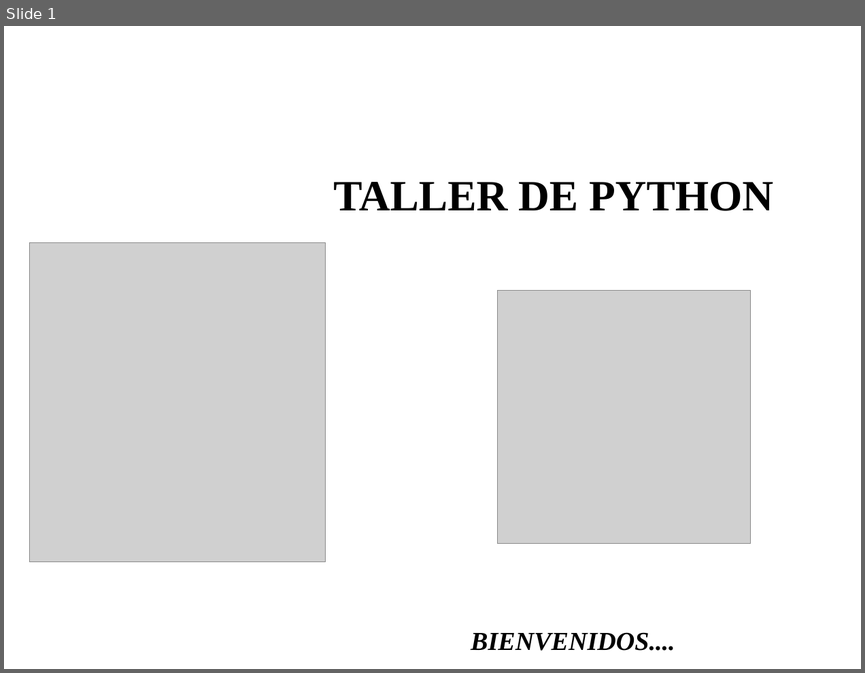
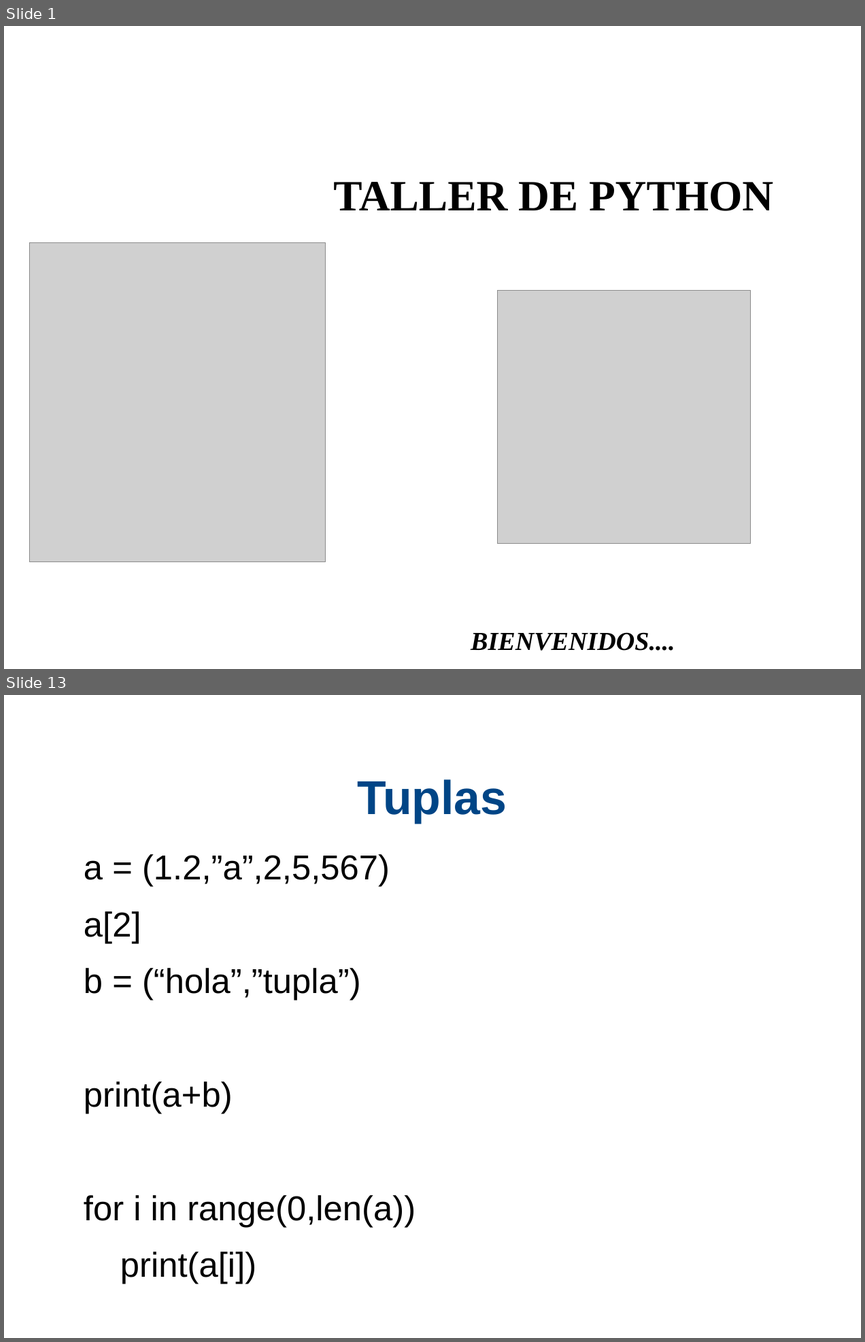
Before and after one commit to xDavidPM/Taller-Python, a slide deck: Python diapositiva dia 2.odp. Shown one above the other, each under a label of ours: slide 1 before the commit, slides 1 and 13 after it; the slides between them are not shown. The pictures are 865x673 and 865x1342 pixels, drawn with LibreOffice and Linux fonts; fonts in the diff are those of the drawing; grey boxes stand for pictures; background and template pictures are left out. Boxes give left, top, right and bottom in pixels: in the first picture for what was removed or moved away, otherwise in the second. Text is boxed around its words. In the diff, an @@ line names an element or a change of style, - is before the commit and + after.

```diff
--- a/Python diapositiva dia 2.odp
+++ b/Python diapositiva dia 2.odp
@@ slide 13 added at [4,695,861,1338], background #FFFFFF @@
@@ title added at [358,779,507,823], 44 pt, text #004586, bold @@
+Tuplas
@@ text added at [84,854,415,1284], 32 pt, text #000000 @@
+a = (1.2,”a”,2,5,567)
+a[2]
+b = (“hola”,”tupla”)
+print(a+b)
+for i in range(0,len(a))
+  print(a[i])
```
Also in this commit, not shown: 1 slide changed, 13 other slides added, 3 other files.
